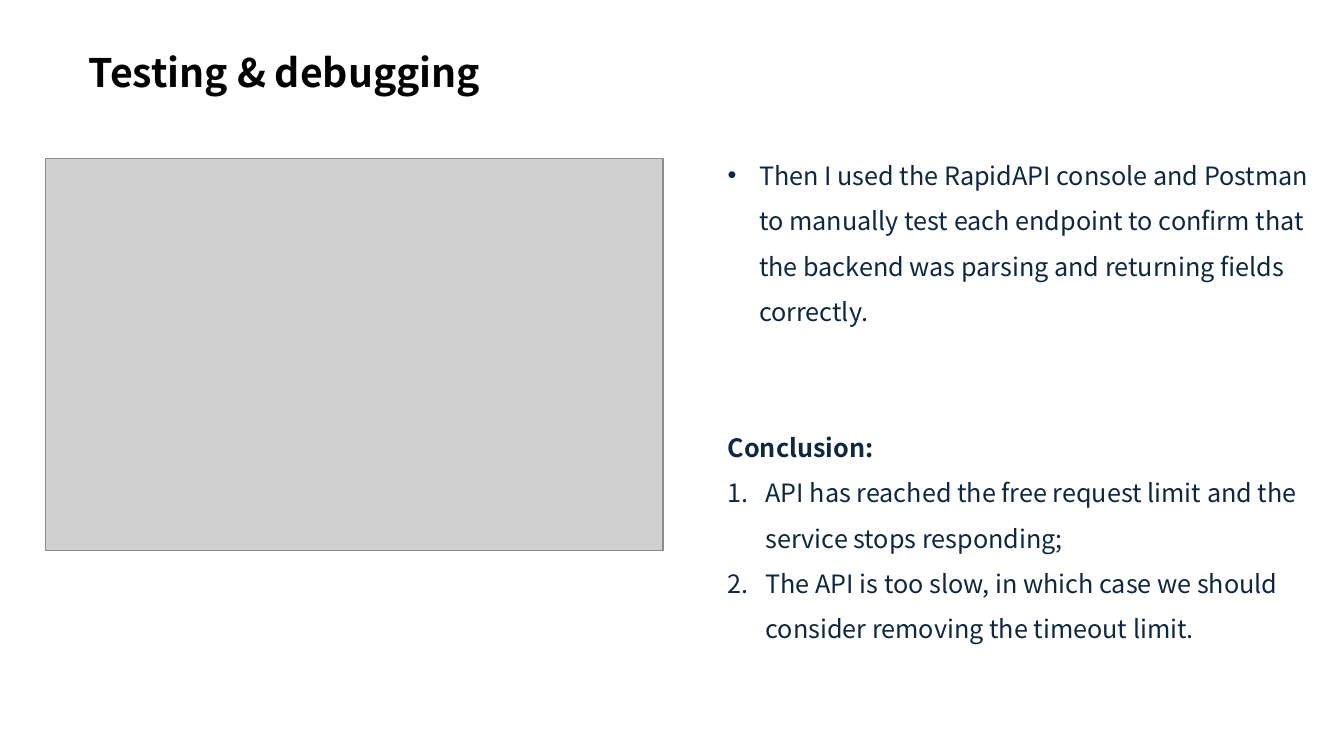
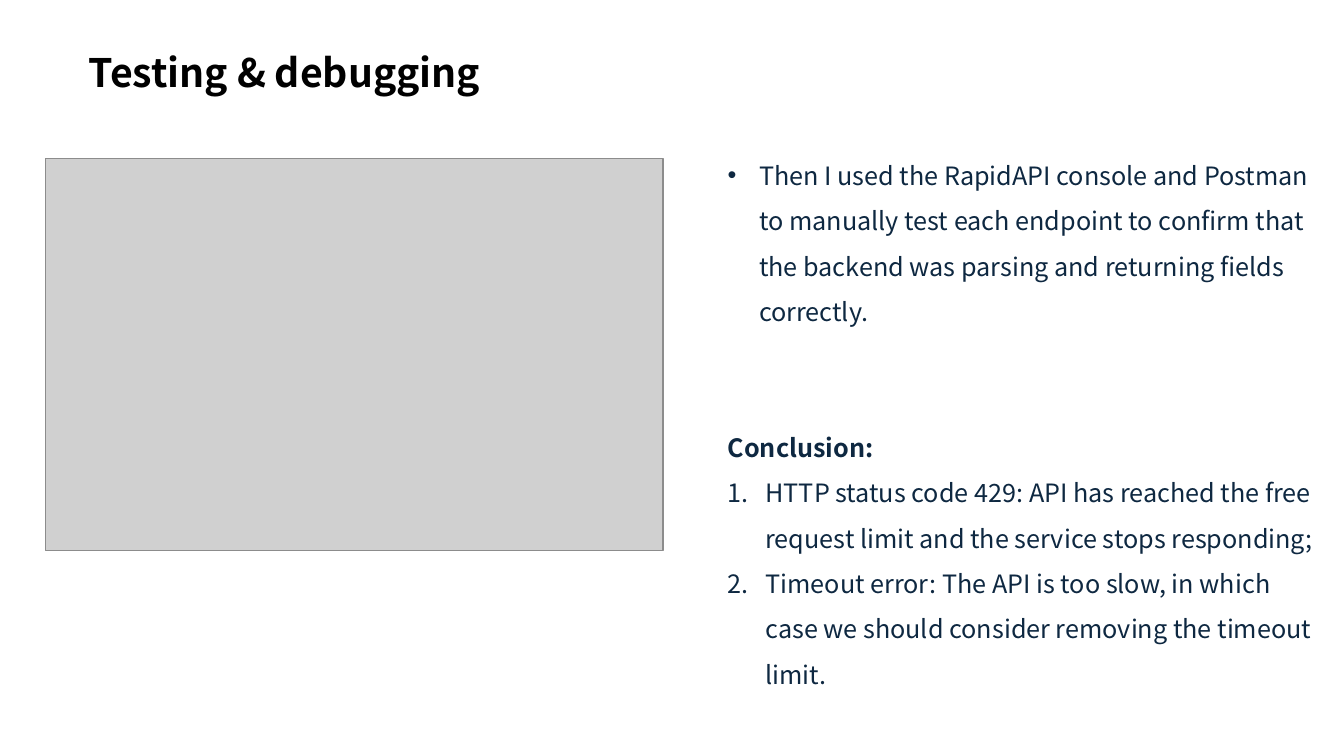
Before and after one commit to buChloeCLY/CS501-Project-DealTracker, a slide deck: slide 10 of cs501 Demo2.pptx (slide 9 before the commit). Drawn at 1344x756 pixels with LibreOffice and Linux fonts; fonts in the diff are those of the drawing; grey boxes stand for pictures; background and template pictures are left out. Boxes give left, top, right and bottom in pixels: in the first picture for what was removed or moved away, otherwise in the second. Text is boxed around its words. In the diff, an @@ line names an element or a change of style, - is before the commit and + after.

```diff
--- a/cs501 Demo2.pptx
+++ b/cs501 Demo2.pptx
@@ text at <box>766,481,1313,685</box>: text changed @@
-1. API has reached the free request limit and the service stops responding;
-2. The API is too slow, in which case we should consider removing the timeout limit.
+1. HTTP status code 429: API has reached the free request limit and the service stops responding;
+2. Timeout error: The API is too slow, in which case we should consider removing the timeout limit.
```
Also in this commit, not shown: 1 other slide changed, 1 slide added.
